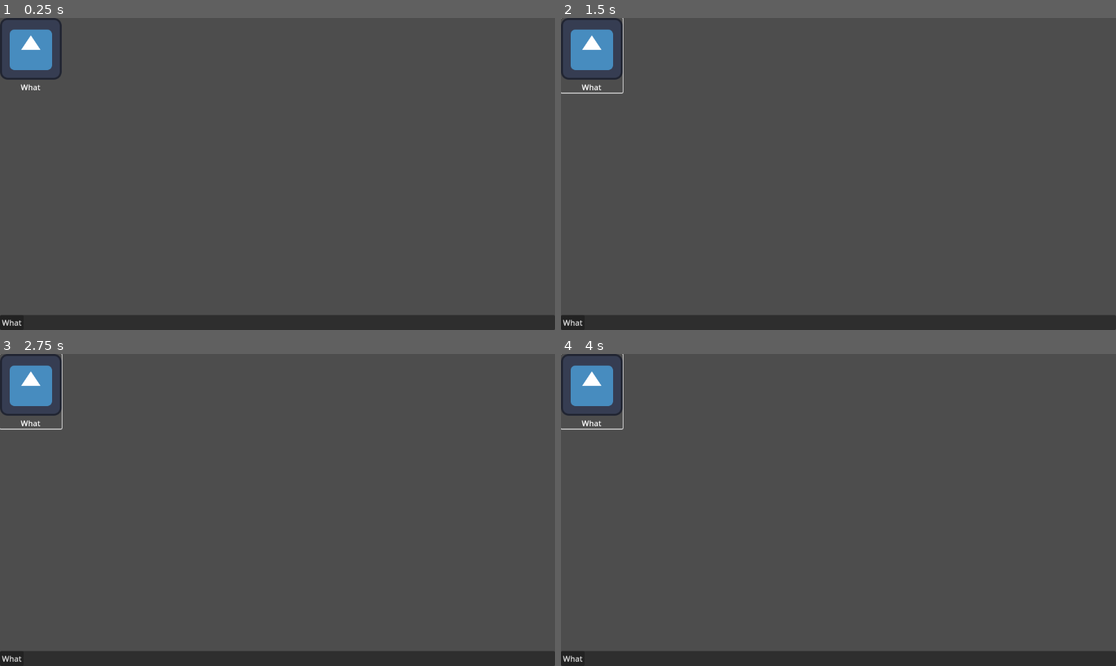
Above: before the commit, frames 1-4 (two rows, left to right).
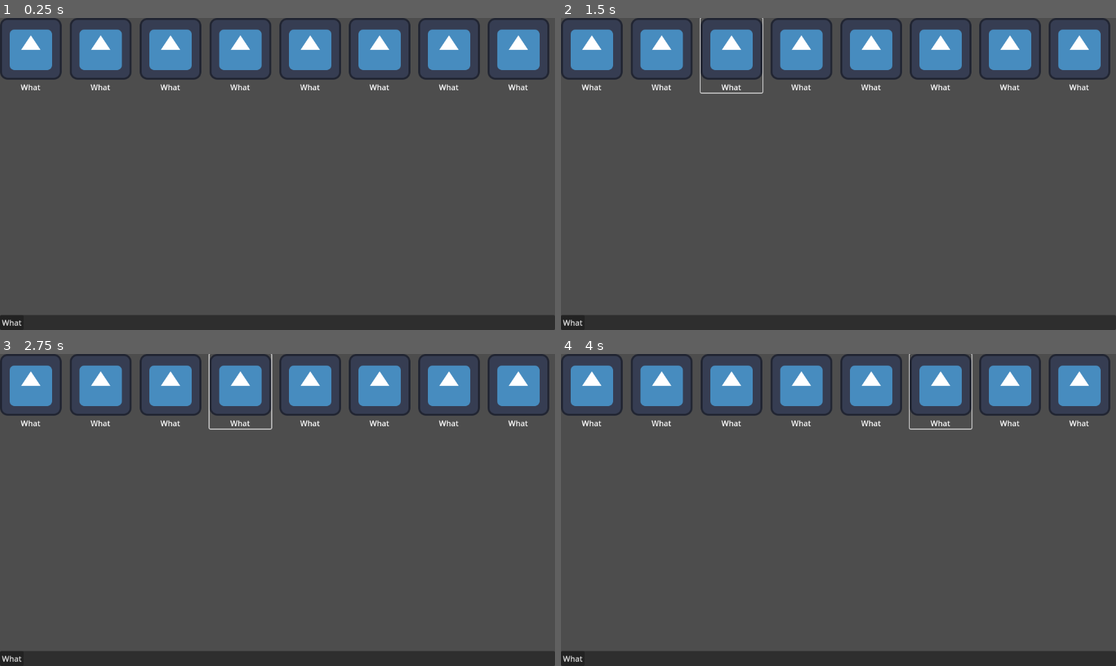
Above: after the commit, the same moments.

Repository: izzyn/DeOS
Game: Godot game, scene res://mainview.tscn
The game is run twice, just before and just after one commit, with the same random seed, the same clock (stepped at 60 frames per second) and the same inputs. The engine's default icon, where the game draws it, is replaced by a stand-in: a white triangle on a blue panel in a dark square.
Inputs (mouse positions are in pixels of both pictures, inside the frame that each line leads up to; where the layout moved, square brackets give the same spot in the first picture):
- Up to frame 1 (0.25 s): no input
- Up to frame 2 (1.5 s): click (660, 55) [594, 55] at 0.5 s; click (733, 55) [594, 55] at 1.25 s
- Up to frame 3 (2.75 s): click (238, 391) [33, 391] at 2 s
- Up to frame 4 (4 s): click (871, 391) [594, 391] at 2.75 s; click (938, 391) [594, 391] at 3.5 s

The runs differ from the first frame. In frame 1, 9.2% of the frame differs, in the area x 12-99%, y 0-24%; in frame 2, 9.4%; in frame 3, 9.4%, in the area x 0-99%, y 0-25%; in frame 4, 9.4%.

Commit message:
random stuff

Diff:
--- /dev/null
+++ b/Window.tscn
@@ -0,0 +1,3 @@
+[gd_scene format=3 uid="uid://b0c5ldrjiy68r"]
+
+[node name="Window" type="Window"]
--- a/appicon.gd
+++ b/appicon.gd
@@ -1,5 +1,6 @@
 extends Button
 
+var last_clicked = 0
 
 # Called when the node enters the scene tree for the first time.
 func _ready():
--- a/appicon.tscn
+++ b/appicon.tscn
@@ -15,7 +15,7 @@
 [node name="VBoxContainer" type="VBoxContainer" parent="."]
 layout_mode = 2
 offset_right = 128.0
-offset_bottom = 128.0
+offset_bottom = 155.0
 
 [node name="Appicon" type="TextureRect" parent="VBoxContainer"]
 layout_mode = 2
--- /dev/null
+++ b/gdparser.gd
@@ -0,0 +1,32 @@
+extends Node
+
+var keywords = [
+	"NAN", "INF", "TAU","PI","void","assert","yield","await","preload","breakpoint","var","enum","const","static","func","signal","self","as","in","is","extends","class_name","class","return","pass","continue","break","match","while","for","else","elif","if",
+	"Node","Node2D","Control"
+	]
+
+var letters = "abcdefghijklmnopqrstuvwxyz"
+var separators = ":{([ ])},<>.;-+/$#~*|^&=?!"
+
+func parse(text : String):
+	var separated : bool = true
+	var new_text : String = ""
+	var word = ""
+
+	for chr in text:
+		if separated and chr.to_lower() in letters:
+			word += chr
+		elif chr in separators:
+			if word not in keywords:
+				new_text += "___"
+			separated = true
+			new_text+=word
+			new_text+=chr
+		else:
+			separated = false
+			if word != "":
+				word += chr
+			else:
+				new_text += chr
+
+	pass
--- a/mainview.tscn
+++ b/mainview.tscn
@@ -12,7 +12,7 @@
 
 [node name="Main" type="VBoxContainer" parent="."]
 layout_mode = 1
-anchors_preset = 15
+anchors_preset = -1
 anchor_right = 1.0
 anchor_bottom = 1.0
 grow_horizontal = 2
@@ -21,9 +21,30 @@
 [node name="GridContainer" type="GridContainer" parent="Main"]
 layout_mode = 2
 size_flags_vertical = 3
-columns = 6
+columns = 8
 
 [node name="Test" parent="Main/GridContainer" instance=ExtResource("1_a2nhi")]
+layout_mode = 2
+
+[node name="Test2" parent="Main/GridContainer" instance=ExtResource("1_a2nhi")]
+layout_mode = 2
+
+[node name="Test3" parent="Main/GridContainer" instance=ExtResource("1_a2nhi")]
+layout_mode = 2
+
+[node name="Test4" parent="Main/GridContainer" instance=ExtResource("1_a2nhi")]
+layout_mode = 2
+
+[node name="Test5" parent="Main/GridContainer" instance=ExtResource("1_a2nhi")]
+layout_mode = 2
+
+[node name="Test6" parent="Main/GridContainer" instance=ExtResource("1_a2nhi")]
+layout_mode = 2
+
+[node name="Test7" parent="Main/GridContainer" instance=ExtResource("1_a2nhi")]
+layout_mode = 2
+
+[node name="Test8" parent="Main/GridContainer" instance=ExtResource("1_a2nhi")]
 layout_mode = 2
 
 [node name="Taskbar" type="PanelContainer" parent="Main"]
--- a/project.godot
+++ b/project.godot
@@ -1,3 +1,11 @@
+; Engine configuration file.
+; It's best edited using the editor UI and not directly,
+; since the parameters that go here are not all obvious.
+;
+; Format:
+;   [section] ; section goes between []
+;   param=value ; assign values to parameters
+
 config_version=5
 
 [application]
--- /dev/null
+++ b/test.gd
@@ -0,0 +1,6 @@
+extends Node
+
+var TheSigma = 10
+
+func funny():
+	pass
